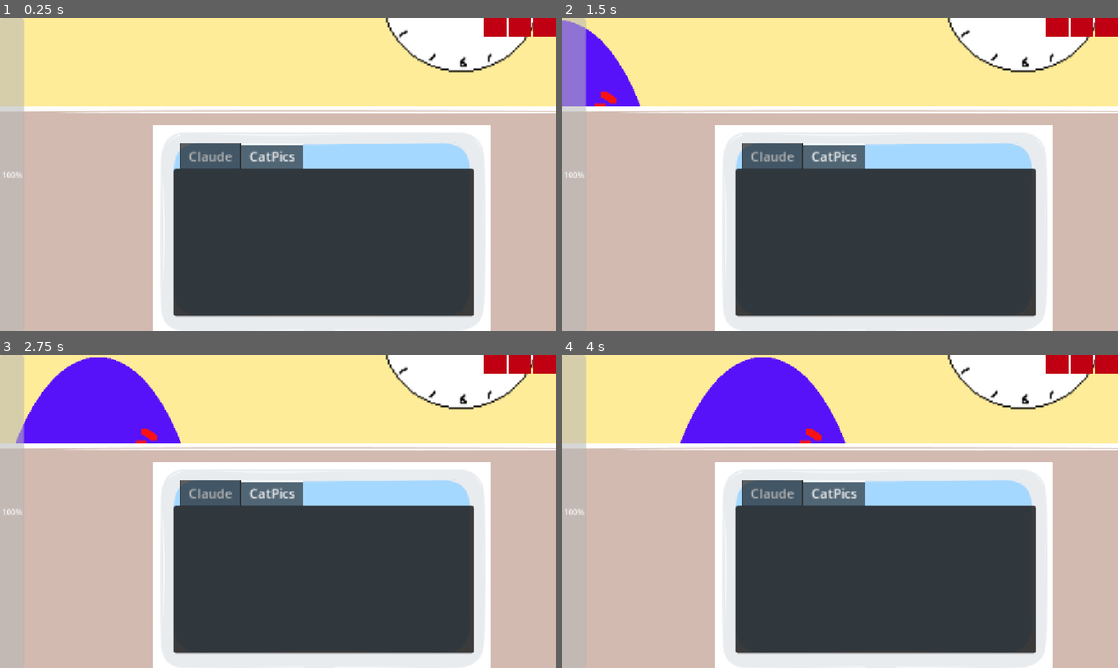
Above: before the commit, frames 1-4 (two rows, left to right).
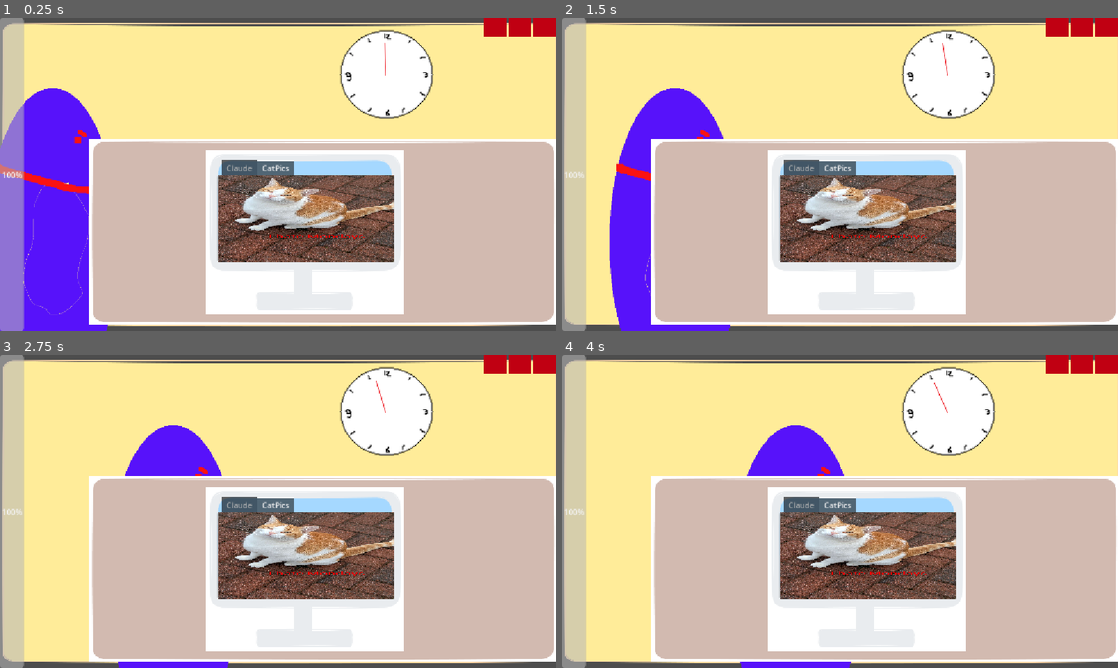
Above: after the commit, the same moments.

Repository: natleahh/gmtk-jam-2026
Game: Godot game, scene res://prototypes/ADHDHell/main.tscn
Same seed, same stepped clock (60 frames per second), same inputs: the game is played once before the commit and once after it. The project has no main scene, so this scene is started directly.
Inputs (mouse positions are in pixels of both pictures, inside the frame that each line leads up to):
- Up to frame 1 (0.25 s): no input
- Up to frame 2 (1.5 s): move the mouse to (962, 158) at 0.52 s; move the mouse to (728, 190) at 1.27 s
- Up to frame 3 (2.75 s): move the mouse to (333, 442) at 2.02 s
- Up to frame 4 (4 s): move the mouse to (812, 574) at 2.77 s; move the mouse to (1006, 558) at 3.52 s

The runs differ from the first frame. In frame 1, 65% of the frame differs, in the area x 0-100%, y 0-100%; in frame 2, 65%; in frame 3, 68%; in frame 4, 68%.

Commit message:
Game balancing for computer system

Diff:
--- a/prototypes/ADHDHell/computer/claude/main.gd
+++ b/prototypes/ADHDHell/computer/claude/main.gd
@@ -10,8 +10,8 @@
 	[["Please generate a funny joke so my coworkers like me", "Sorry it will take more than a joke for your coworkers to l …(363 unchanged characters)…
 ]
 
-@export_range(0.0, 1.0, 0.01) var initial_success_chance: float = 0.1
-@export_range(1.0, 2.0, 0.1) var success_scaling: float = 1.1
+@export_range(0.0, 1.0, 0.01) var initial_success_chance: float = 0.2
+@export_range(1.0, 2.0, 0.1) var success_scaling: float = 2.2
 
 #@onready var current_text: Array = CLAUDE_TEXT.pick_random()
 @export var text_box: ReactiveTextEdit
--- a/prototypes/ADHDHell/computer/computer.tscn
+++ b/prototypes/ADHDHell/computer/computer.tscn
@@ -3,6 +3,7 @@
 [ext_resource type="Texture2D" uid="uid://d4kwqosjhmwbe" path="res://prototypes/ADHDHell/Pasted image 20260723145336.png" id="1_d4kym"]
 [ext_resource type="Script" uid="uid://vx80yh4l4i68" path="res://prototypes/ADHDHell/computer/computer_tabs.gd" id="2_vmi4j"]
 [ext_resource type="PackedScene" uid="uid://8hydug6xspq1" path="res://prototypes/ADHDHell/computer/claude/main.tscn" id="3_vmi4j"]
+[ext_resource type="Texture2D" uid="uid://lk6ngv7rbqqr" path="res://prototypes/ADHDHell/computer/cat_1.jpg" id="4_odhl5"]
 
 [node name="Computer" type="Sprite2D" unique_id=735334881]
 texture = ExtResource("1_d4kym")
@@ -18,10 +19,12 @@
 [node name="Claude" parent="ComputerTabs" unique_id=668862452 instance=ExtResource("3_vmi4j")]
 visible = false
 layout_mode = 2
-success_scaling = 1.1
+success_scaling = 2.2
 
-[node name="CatPics" type="Panel" parent="ComputerTabs" unique_id=1011314897]
+[node name="CatPics" type="TextureRect" parent="ComputerTabs" unique_id=755751438]
 layout_mode = 2
+texture = ExtResource("4_odhl5")
+expand_mode = 1
 metadata/_tab_index = 1
 
 [connection signal="tab_changed" from="ComputerTabs" to="ComputerTabs" method="_on_tab_changed"]
--- a/prototypes/ADHDHell/main.gd
+++ b/prototypes/ADHDHell/main.gd
@@ -11,6 +11,7 @@
 
 func _process(delta: float) -> void:
 	clock.update_clock(okr_timer.time_left, okr_timer.wait_time)
+	print_debug(okr_timer.time_left)
 
 func game_over():
 	var game_over_text: String
@@ -22,3 +23,6 @@
 
 func _on_button_pressed() -> void:
 	get_tree().reload_current_scene()
+
+func _on_okr_timer_timeout() -> void:
+	game_over()
--- a/prototypes/ADHDHell/main.tscn
+++ b/prototypes/ADHDHell/main.tscn
@@ -4,12 +4,13 @@
 [ext_resource type="Script" uid="uid://bmjuryxsl23x2" path="res://prototypes/ADHDHell/main.gd" id="1_ndhnn"]
 [ext_resource type="Texture2D" uid="uid://wr2qryxmkjr8" path="res://prototypes/ADHDHell/Pasted image 20260723145249.png" id="2_0vcbb"]
 [ext_resource type="Script" uid="uid://bpxmtrw1aa55y" path="res://prototypes/ADHDHell/behaviour_tracker_system.gd" id="2_s8r6p"]
-[ext_resource type="Script" uid="uid://g3q68s4lagrf" path="res://prototypes/ADHDHell/character_controller.gd" id="4_0vcbb"]
+[ext_resource type="Script" uid="uid://ctsak67naioso" path="res://prototypes/ADHDHell/character_controller.gd" id="4_0vcbb"]
 [ext_resource type="PackedScene" uid="uid://dlnnt1jsme788" path="res://prototypes/ADHDHell/computer/computer.tscn" id="4_g7oiy"]
+[ext_resource type="Script" uid="uid://ru7yx7u4s02k" path="res://prototypes/ADHDHell/okr_timer.gd" id="5_s8r6p"]
 [ext_resource type="Script" uid="uid://ciho8h0fymg6s" path="res://prototypes/ADHDHell/hud.gd" id="6_0l71j"]
 [ext_resource type="Script" uid="uid://bkvqfvaoa0che" path="res://prototypes/ADHDHell/dopamine_system.gd" id="6_tcltd"]
 [ext_resource type="Texture2D" uid="uid://bvc0yjc0f7jwu" path="res://prototypes/ADHDHell/clock-face.png" id="7_r4p8i"]
-[ext_resource type="Script" uid="uid://hpkotsmp3t1n" path="res://prototypes/ADHDHell/clock.gd" id="8_suv5x"]
+[ext_resource type="Script" uid="uid://skaae8dupmag" path="res://prototypes/ADHDHell/clock.gd" id="8_suv5x"]
 [ext_resource type="PackedScene" uid="uid://br7aiyq58itld" path="res://prototypes/ADHDHell/boss/boss.tscn" id="8_w1o0w"]
 [ext_resource type="Script" uid="uid://iluqsfef1fkv" path="res://prototypes/ADHDHell/okr_system.gd" id="9_ce8lw"]
 [ext_resource type="Texture2D" uid="uid://rjm1ps10kkaa" path="res://prototypes/ADHDHell/clock-hand.png" id="9_g7oiy"]
@@ -18,10 +19,10 @@
 [node name="Main" type="Node2D" unique_id=623799325 node_paths=PackedStringArray("dopamine_system", "hud", "clock", "okr_timer", "deadline_alert")]
 script = ExtResource("1_ndhnn")
 dopamine_system = NodePath("DopamineSystem")
-hud = NodePath("CharacterController/Camera2D/HUD")
+hud = NodePath("HUD")
 clock = NodePath("Wall/Clock")
 okr_timer = NodePath("OKRTimer")
-deadline_alert = NodePath("CharacterController/Camera2D/HUD/GameOverScreen/RestartControl/Deadline Alert")
+deadline_alert = NodePath("HUD/GameOverScreen/RestartControl/Deadline Alert")
 
 [node name="BehaviourTrackerSystem" type="Node" parent="." unique_id=1246224387]
 script = ExtResource("2_s8r6p")
@@ -30,12 +31,14 @@
 script = ExtResource("6_tcltd")
 dopamine_decay = 0.02
 
-[node name="OKRSystem" type="Node" parent="." unique_id=1352379019]
+[node name="OKRSystem" type="Node" parent="." unique_id=1352379019 node_paths=PackedStringArray("okr_timer")]
 script = ExtResource("9_ce8lw")
+okr_timer = NodePath("../OKRTimer")
 
 [node name="OKRTimer" type="Timer" parent="." unique_id=779213374]
-wait_time = 30.0
+wait_time = 60.0
 autostart = true
+script = ExtResource("5_s8r6p")
 
 [node name="Wall" type="CanvasLayer" parent="." unique_id=1918016408]
 layer = -3
@@ -81,20 +84,11 @@
 script = ExtResource("4_0vcbb")
 metadata/_edit_group_ = true
 
-[node name="Camera2D" type="Camera2D" parent="CharacterController" unique_id=554737291]
-zoom = Vector2(1.7, 1.7)
-drag_horizontal_enabled = true
-drag_vertical_enabled = true
-drag_left_margin = 0.5
-drag_top_margin = 0.5
-drag_right_margin = 0.5
-drag_bottom_margin = 0.5
-
-[node name="HUD" type="CanvasLayer" parent="CharacterController/Camera2D" unique_id=1036558482 node_paths=PackedStringArray("main", "dopamine_system", "progress_bar", "game_over_screen", "h_box_container", "color_rect_1", "color_rect_2", "color_rect_3", "restart_control", "deadline_alert", "audio_stream_player")]
+[node name="HUD" type="CanvasLayer" parent="." unique_id=1036558482 node_paths=PackedStringArray("main", "dopamine_system", "progress_bar", "game_over_screen", "h_box_container", "color_rect_1", "color_rect_2", "color_rect_3", "restart_control", "deadline_alert", "audio_stream_player")]
 follow_viewport_scale = 0.001
 script = ExtResource("6_0l71j")
-main = NodePath("../../..")
-dopamine_system = NodePath("../../../DopamineSystem")
+main = NodePath("..")
+dopamine_system = NodePath("../DopamineSystem")
 progress_bar = NodePath("ProgressBar")
 game_over_screen = NodePath("GameOverScreen")
 h_box_container = NodePath("Control/HBoxContainer")
@@ -105,7 +99,7 @@
 deadline_alert = NodePath("GameOverScreen/RestartControl/Deadline Alert")
 audio_stream_player = NodePath("GameOverScreen/RestartControl/Deadline Alert/DeadlineSound")
 
-[node name="ProgressBar" type="ProgressBar" parent="CharacterController/Camera2D/HUD" unique_id=616730029]
+[node name="ProgressBar" type="ProgressBar" parent="HUD" unique_id=616730029]
 anchors_preset = 9
 anchor_bottom = 1.0
 offset_right = 49.0
@@ -114,7 +108,7 @@
 value = 100.0
 fill_mode = 3
 
-[node name="GameOverScreen" type="ColorRect" parent="CharacterController/Camera2D/HUD" unique_id=1143214843]
+[node name="GameOverScreen" type="ColorRect" parent="HUD" unique_id=1143214843]
 visible = false
 anchors_preset = 15
 anchor_right = 1.0
@@ -124,7 +118,7 @@
 mouse_filter = 2
 color = Color(0, 0, 0, 0.52156866)
 
-[node name="RestartControl" type="VBoxContainer" parent="CharacterController/Camera2D/HUD/GameOverScreen" unique_id=802109259]
+[node name="RestartControl" type="VBoxContainer" parent="HUD/GameOverScreen" unique_id=802109259]
 layout_mode = 1
 anchors_preset = 8
 anchor_left = 0.5
@@ -138,7 +132,7 @@
 grow_horizontal = 2
 grow_vertical = 2
 
-[node name="Deadline Alert" type="Label" parent="CharacterController/Camera2D/HUD/GameOverScreen/RestartControl" unique_id=1710389741]
+[node name="Deadline Alert" type="Label" parent="HUD/GameOverScreen/RestartControl" unique_id=1710389741]
 layout_mode = 2
 theme_override_colors/font_color = Color(1, 0, 0, 1)
 theme_override_font_sizes/font_size = 64
@@ -146,14 +140,14 @@
 horizontal_alignment = 1
 vertical_alignment = 1
 
-[node name="DeadlineSound" type="AudioStreamPlayer" parent="CharacterController/Camera2D/HUD/GameOverScreen/RestartControl/Deadline Alert" unique_id=1627249281]
+[node name="DeadlineSound" type="AudioStreamPlayer" parent="HUD/GameOverScreen/RestartControl/Deadline Alert" unique_id=1627249281]
 stream = ExtResource("11_w1o0w")
 
-[node name="Button" type="Button" parent="CharacterController/Camera2D/HUD/GameOverScreen/RestartControl" unique_id=2054822129]
+[node name="Button" type="Button" parent="HUD/GameOverScreen/RestartControl" unique_id=2054822129]
 layout_mode = 2
 text = "Restart?"
 
-[node name="ColorRect" type="ColorRect" parent="CharacterController/Camera2D/HUD/GameOverScreen/RestartControl/Button" unique_id=1718095054]
+[node name="ColorRect" type="ColorRect" parent="HUD/GameOverScreen/RestartControl/Button" unique_id=1718095054]
 z_index = -1
 layout_mode = 1
 anchors_preset = 15
@@ -164,7 +158,7 @@
 mouse_filter = 1
 color = Color(0.22745098, 0.76862746, 0.1764706, 1)
 
-[node name="Control" type="Control" parent="CharacterController/Camera2D/HUD" unique_id=1094649383]
+[node name="Control" type="Control" parent="HUD" unique_id=1094649383]
 layout_mode = 3
 anchors_preset = 15
 anchor_right = 1.0
@@ -173,7 +167,7 @@
 grow_vertical = 2
 mouse_filter = 2
 
-[node name="HBoxContainer" type="HBoxContainer" parent="CharacterController/Camera2D/HUD/Control" unique_id=155006258]
+[node name="HBoxContainer" type="HBoxContainer" parent="HUD/Control" unique_id=155006258]
 layout_mode = 1
 anchors_preset = 1
 anchor_left = 1.0
@@ -182,20 +176,21 @@
 offset_bottom = 40.0
 grow_horizontal = 0
 
-[node name="ColorRect1" type="ColorRect" parent="CharacterController/Camera2D/HUD/Control/HBoxContainer" unique_id=892428416]
+[node name="ColorRect1" type="ColorRect" parent="HUD/Control/HBoxContainer" unique_id=892428416]
 layout_mode = 2
 size_flags_horizontal = 3
 color = Color(0.7520303, 0, 0.070110016, 1)
 
-[node name="ColorRect2" type="ColorRect" parent="CharacterController/Camera2D/HUD/Control/HBoxContainer" unique_id=1092362826]
+[node name="ColorRect2" type="ColorRect" parent="HUD/Control/HBoxContainer" unique_id=1092362826]
 layout_mode = 2
 size_flags_horizontal = 3
 color = Color(0.7520303, 0, 0.070110016, 1)
 
-[node name="ColorRect3" type="ColorRect" parent="CharacterController/Camera2D/HUD/Control/HBoxContainer" unique_id=1365946085]
+[node name="ColorRect3" type="ColorRect" parent="HUD/Control/HBoxContainer" unique_id=1365946085]
 layout_mode = 2
 size_flags_horizontal = 3
 color = Color(0.7520303, 0, 0.070110016, 1)
 
-[connection signal="timeout" from="OKRTimer" to="CharacterController/Camera2D/HUD/GameOverScreen/RestartControl/Deadline Alert" method="_on_okr_timer_timeout"]
-[connection signal="pressed" from="CharacterController/Camera2D/HUD/GameOverScreen/RestartControl/Button" to="." method="_on_button_pressed"]
+[connection signal="timeout" from="OKRTimer" to="." method="_on_okr_timer_timeout"]
+[connection signal="timeout" from="OKRTimer" to="HUD/GameOverScreen/RestartControl/Deadline Alert" method="_on_okr_timer_timeout"]
+[connection signal="pressed" from="HUD/GameOverScreen/RestartControl/Button" to="." method="_on_button_pressed"]
--- a/prototypes/ADHDHell/okr_system.gd
+++ b/prototypes/ADHDHell/okr_system.gd
@@ -1,5 +1,6 @@
 class_name OKRSystem extends Node
 
+@export var okr_timer: Timer
 ## KPI System
 @export_range(0, 20) var max: int = 3
 var _current: int = 0
--- /dev/null
+++ b/prototypes/ADHDHell/okr_timer.gd
@@ -0,0 +1,8 @@
+extends Timer
+
+
+func _ready() -> void:
+	OkrSystem.completion_update.connect(_on_okr_system_completion_update)
+
+func _on_okr_system_completion_update() -> void:
+	start()
Binary file added: prototypes/ADHDHell/computer/cat_1.jpg
Not shown, added: prototypes/ADHDHell/computer/cat_1.jpg.import
Not shown, added: prototypes/ADHDHell/okr_timer.gd.uid
